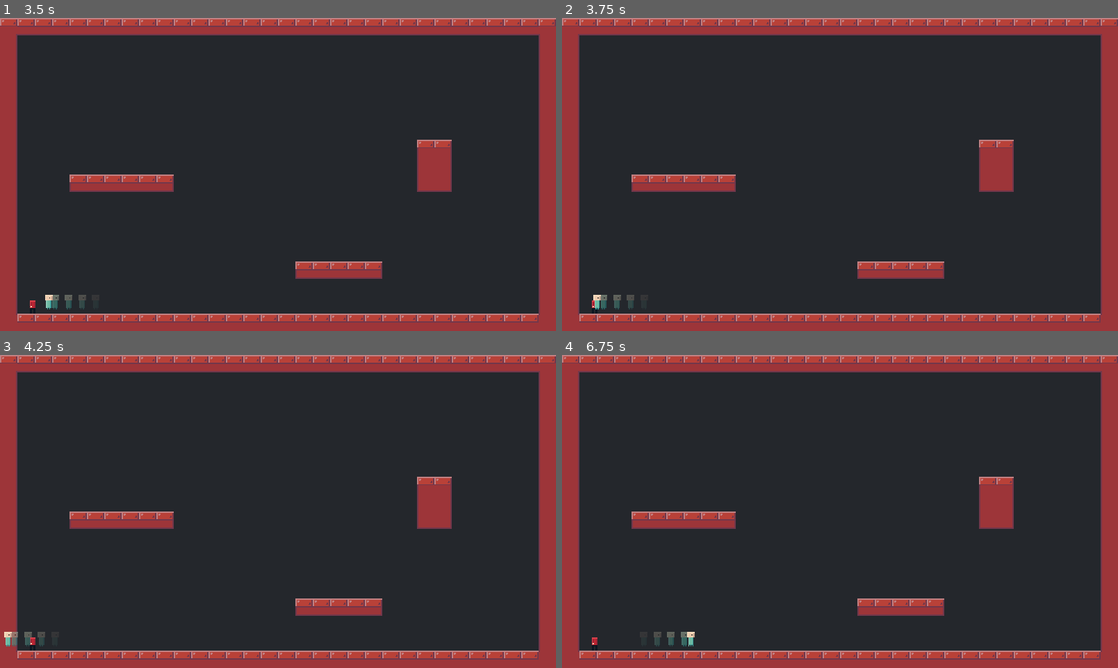
Above: before the commit, frames 1-4 (two rows, left to right).
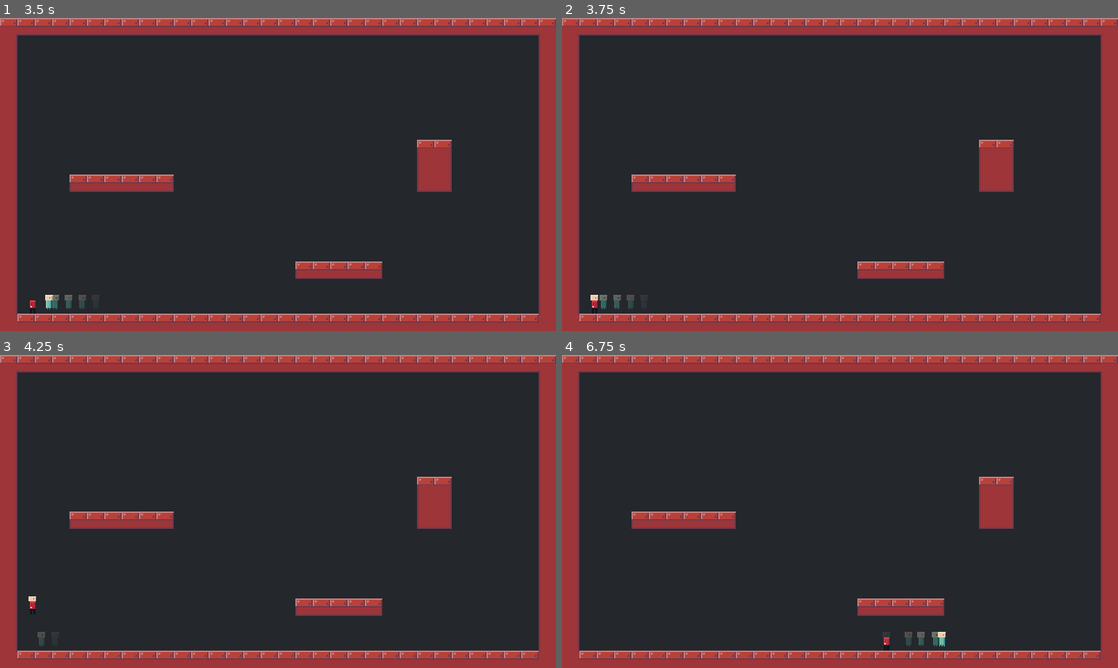
Above: after the commit, the same moments.

Repository: Lunatic-Games/kill-me-now
Game: Godot game, scene res://levels/level_test.tscn
The game is run twice, just before and just after one commit, with the same random seed, the same clock (stepped at 60 frames per second) and the same inputs.
Inputs:
- Up to frame 1 (3.5 s): tap Enter at 0.5 s; hold D (move_right) 0.53-2.03 s; tap E (action_soul_mode) every 0.75 s from 0.6 to 2.85 s; tap Space (action_jump) at 0.77, 1.52, 3.02 s; hold A (move_left) from 2.03 s (still down)
- Up to frame 2 (3.75 s): keep holding A (move_left); tap E (action_soul_mode) at 3.6 s
- Up to frame 3 (4.25 s): keep holding A (move_left); tap Space (action_jump) at 3.77 s
- Up to frame 4 (6.75 s): release A (move_left) at 4.28 s; hold D (move_right) from 4.28 s (still down); tap E (action_soul_mode) every 0.75 s from 4.35 to 6.6 s; tap Space (action_jump) at 4.52, 6.02 s

Frame 1 is identical in both runs. In frame 2, less than 0.1% of the frame differs, in the area x 5-7%, y 88-94%; in frame 3, 0.2%; in frame 4, 0.5%, in the area x 5-69%, y 88-95%.

Commit message:
Got reattaching working

Diff:
--- a/player/player.tscn
+++ b/player/player.tscn
@@ -6,6 +6,9 @@
 
 [sub_resource type="RectangleShape2D" id=1]
 extents = Vector2( 5, 17 )
+
+[sub_resource type="RectangleShape2D" id=2]
+extents = Vector2( 6, 7 )
 
 [node name="Player" type="KinematicBody2D"]
 script = ExtResource( 2 )
@@ -20,5 +23,16 @@
 texture = ExtResource( 1 )
 
 [node name="BodyCollisionShape2D" type="CollisionShape2D" parent="."]
+visible = false
 position = Vector2( -1, 7 )
 shape = SubResource( 1 )
+
+[node name="ReattachmentArea" type="Area2D" parent="."]
+visible = false
+
+[node name="CollisionShape2D" type="CollisionShape2D" parent="ReattachmentArea"]
+position = Vector2( -1, 7 )
+shape = SubResource( 2 )
+
+[node name="AttachmentPoint" type="Position2D" parent="."]
+position = Vector2( 0, 4 )
--- a/soul/soul.gd
+++ b/soul/soul.gd
@@ -4,7 +4,8 @@
 const SPEED_ACCELERATION = 15
 const SPEED_MAX = 100
 
-var free = false
+var is_free = false
+var can_reattach = false
 var velocity = Vector2(0, 0)
 
 
@@ -14,7 +15,7 @@
 
 
 func _physics_process(delta):
-	if !free:
+	if !is_free:
 		return
 
 	var movement = Vector2()
@@ -36,5 +37,26 @@
 
 
 func free_from_body():
-	free = true
+	is_free = true
 	$Particles2D.emitting = true
+	$CollisionShape2D.disabled = true
+	$ReattachCooldown.start()
+
+
+func attach_to_body(body):
+	is_free = false
+	can_reattach = false
+	$Particles2D.emitting = false
+	get_parent().remove_child(self)
+	body.add_child(self)
+	body.move_child(self, 0)
+	position = body.get_node("AttachmentPoint").position
+
+
+func _on_AttachmentArea_area_entered(area):
+	if area.name == "ReattachmentArea" and is_free and can_reattach:
+		call_deferred("attach_to_body", area.get_parent())
+
+
+func _on_ReattachCooldown_timeout():
+	can_reattach = true
--- a/soul/soul.tscn
+++ b/soul/soul.tscn
@@ -38,6 +38,9 @@
 "values": [ Rect2( 0, 0, 48, 48 ), Rect2( 48, 0, 48, 48 ) ]
 }
 
+[sub_resource type="RectangleShape2D" id=6]
+extents = Vector2( 8, 9 )
+
 [node name="Soul" type="KinematicBody2D"]
 position = Vector2( 476, 284 )
 collision_layer = 2
@@ -57,9 +60,23 @@
 region_rect = Rect2( 0, 0, 48, 48 )
 
 [node name="CollisionShape2D" type="CollisionShape2D" parent="."]
+visible = false
 position = Vector2( -1, -1 )
 shape = SubResource( 1 )
 
 [node name="AnimationPlayer" type="AnimationPlayer" parent="."]
 autoplay = "idle"
 anims/idle = SubResource( 2 )
+
+[node name="AttachmentArea" type="Area2D" parent="."]
+visible = false
+
+[node name="CollisionShape2D" type="CollisionShape2D" parent="AttachmentArea"]
+position = Vector2( -1, -6 )
+shape = SubResource( 6 )
+
+[node name="ReattachCooldown" type="Timer" parent="."]
+wait_time = 0.5
+one_shot = true
+[connection signal="area_entered" from="AttachmentArea" to="." method="_on_AttachmentArea_area_entered"]
+[connection signal="timeout" from="ReattachCooldown" to="." method="_on_ReattachCooldown_timeout"]
Not shown: 1 places in player/player.tscn that only renumber resources
Not shown: 1 places in soul/soul.tscn that only renumber resources
